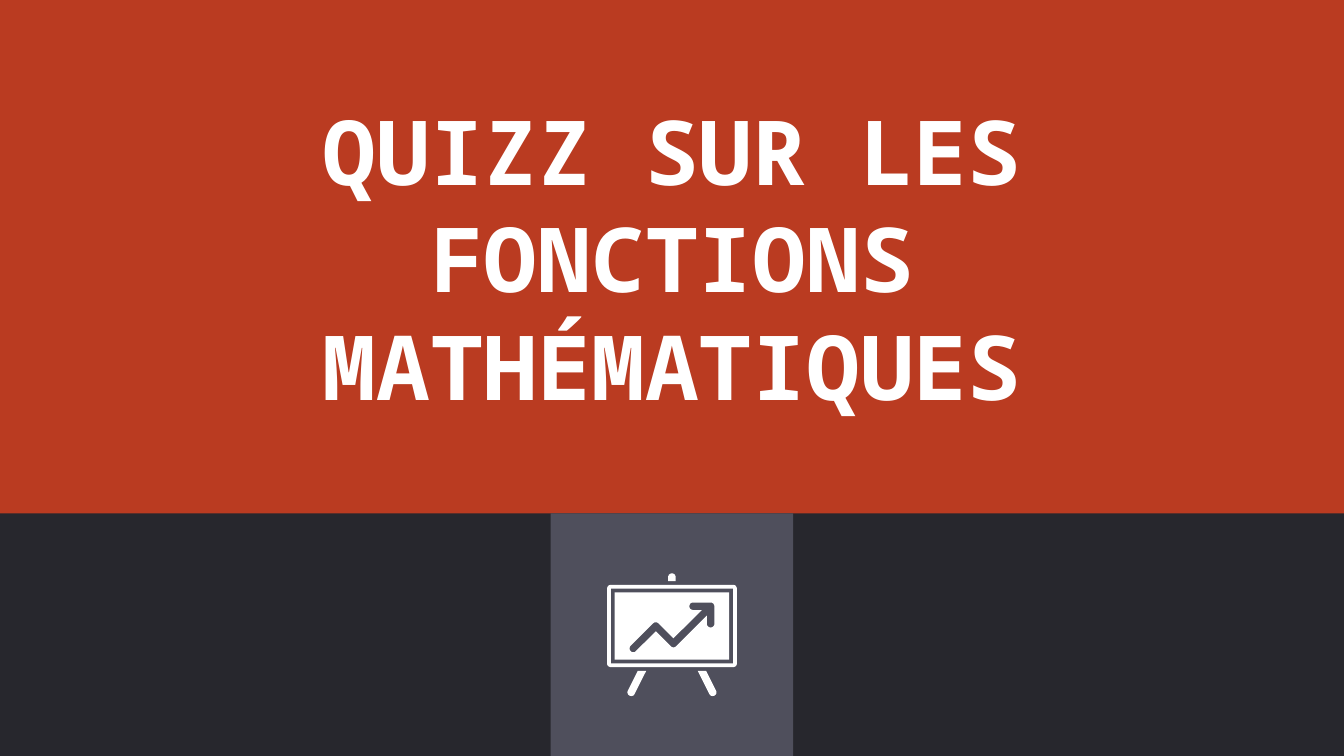
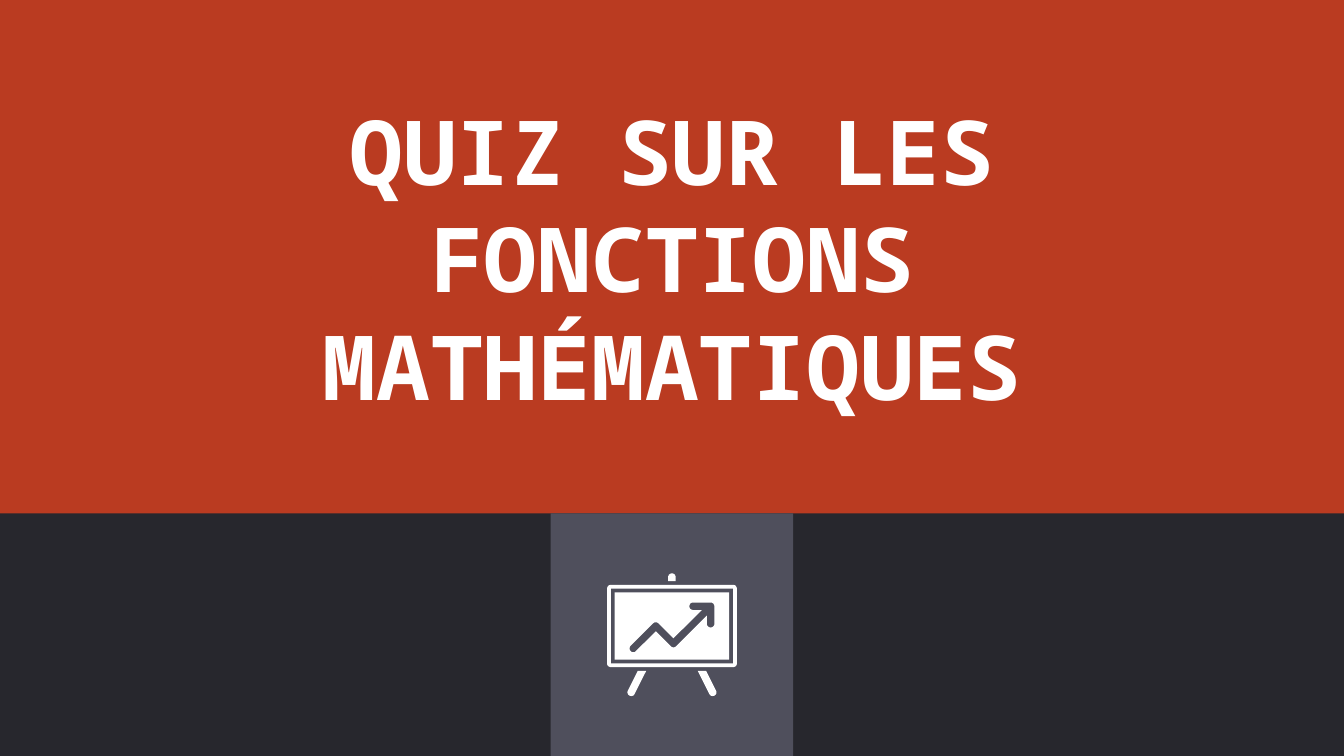
Before and after one commit to Andrianambinina/Quiz, a slide deck: slide 1 of Diaporama.pptx. Drawn at 1344x756 pixels with LibreOffice and Linux fonts; fonts in the diff are those of the drawing. Boxes give left, top, right and bottom in pixels: in the first picture for what was removed or moved away, otherwise in the second. Text is boxed around its words. In the diff, an @@ line names an element or a change of style, - is before the commit and + after.

```diff
--- a/Diaporama.pptx
+++ b/Diaporama.pptx
@@ title at <box>323,120,1022,416</box>: text changed @@
-QUIZZ SUR LES FONCTIONS MATHÉMATIQUES
+QUIZ SUR LES FONCTIONS MATHÉMATIQUES
```
Also in this commit, not shown: 2 other files.
